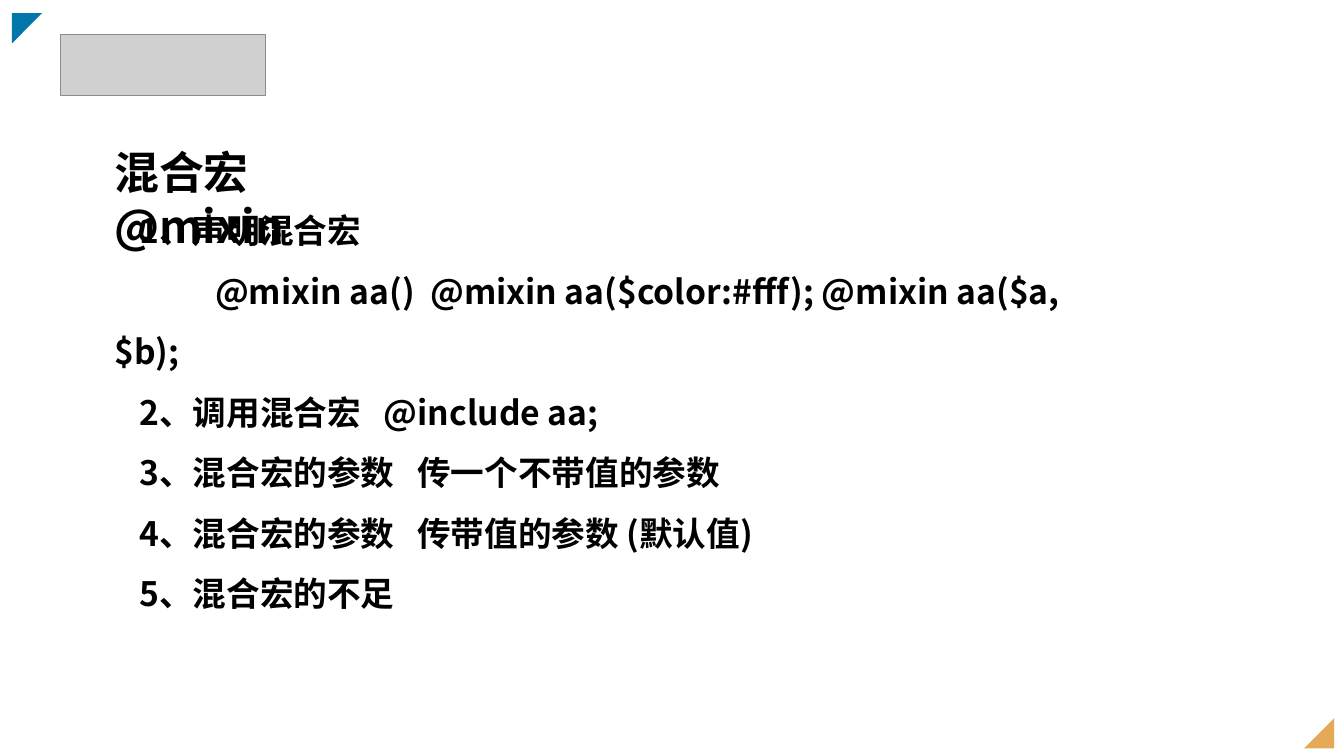
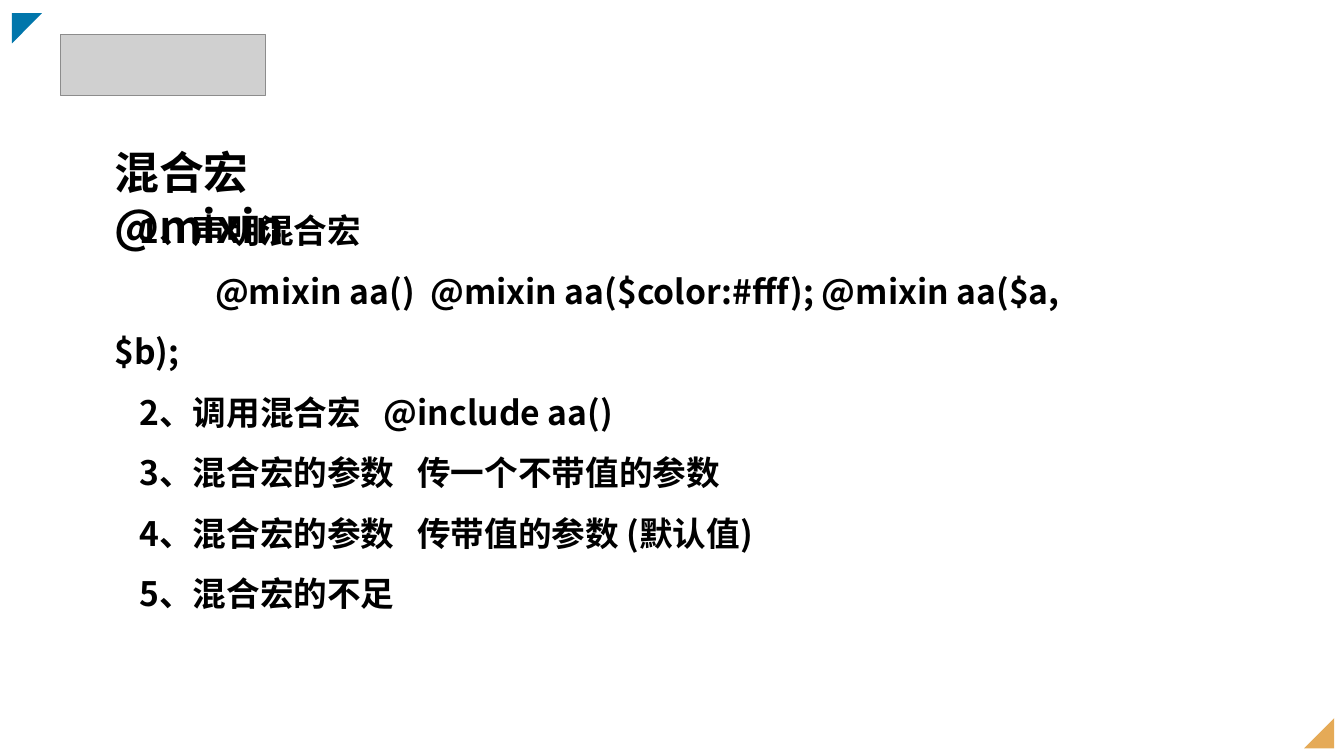
Before and after one commit to johnnysw/fellows17, a slide deck: slide 9 of sass/sass.pptx. Drawn at 1344x756 pixels with LibreOffice and Linux fonts; fonts in the diff are those of the drawing; grey boxes stand for pictures. Boxes give left, top, right and bottom in pixels: in the first picture for what was removed or moved away, otherwise in the second. Text is boxed around its words. In the diff, an @@ line names an element or a change of style, - is before the commit and + after.

```diff
--- a/sass/sass.pptx
+++ b/sass/sass.pptx
@@ text at (139, 396, 613, 432): text changed @@
-  2、调用混合宏 @include aa;
+  2、调用混合宏 @include aa()
```
Also in this commit, not shown: 3 other slides changed, 7 other files.
